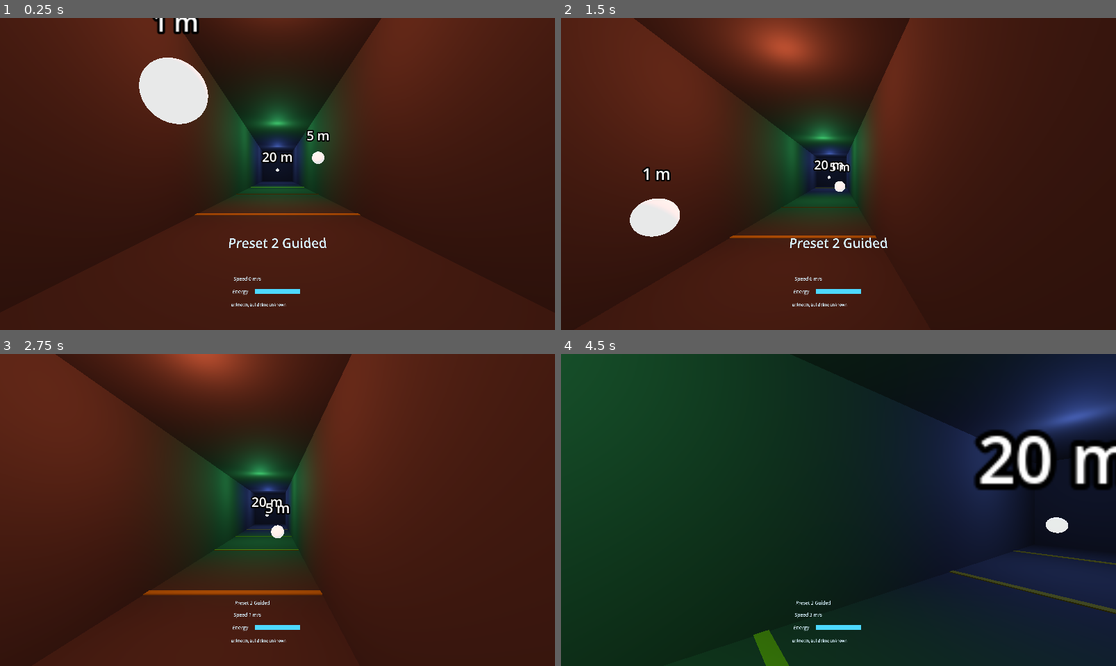
Above: before the commit, frames 1-4 (two rows, left to right).
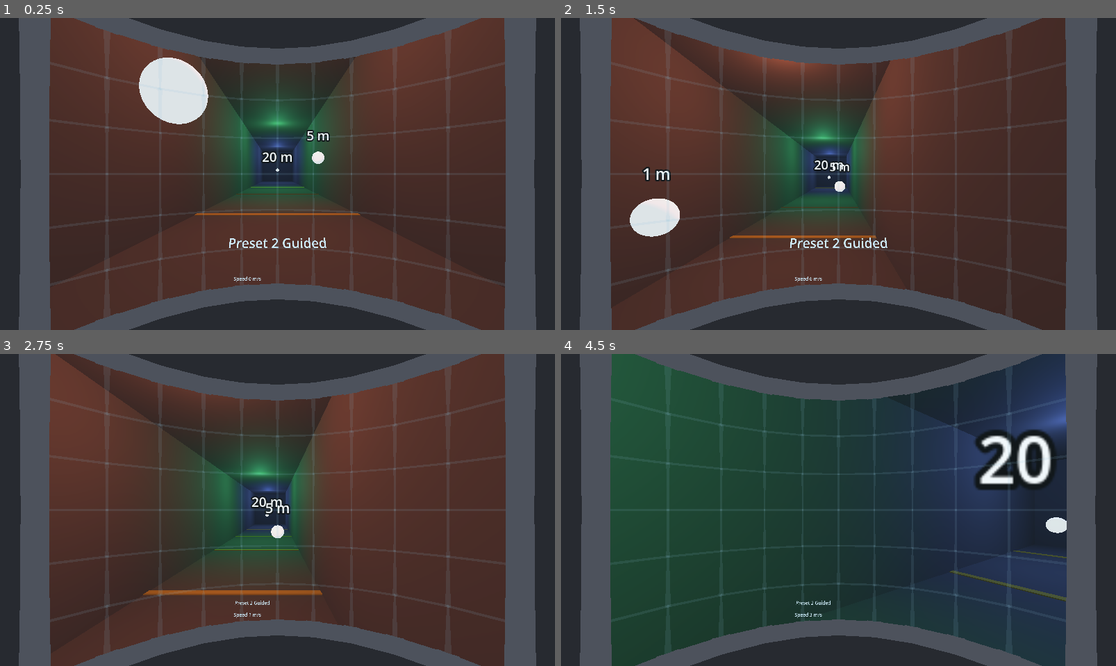
Above: after the commit, the same moments.

Repository: noless-zz/meltdown
Game: Godot game, scene res://main.tscn
Same seed, same stepped clock (60 frames per second), same inputs: the game is played once before the commit and once after it.
Inputs (mouse positions are in pixels of both pictures, inside the frame that each line leads up to):
- Up to frame 1 (0.25 s): no input
- Up to frame 2 (1.5 s): tap Enter at 0.5 s; move the mouse to (960, 158) at 0.52 s; hold D 0.53-1.28 s; tap R at 0.6 s; click (960, 158) at 0.67 s; tap Space at 0.77 s; move the mouse to (727, 189) at 1.27 s; hold S from 1.28 s (still down); tap E at 1.35 s
- Up to frame 3 (2.75 s): tap Space at 1.52 s; move the mouse to (333, 441) at 2.02 s; release S at 2.03 s; hold D from 2.03 s (still down); tap Shift at 2.1 s
- Up to frame 4 (4.5 s): move the mouse to (810, 572) at 2.77 s; release D at 2.78 s; hold W 2.78-3.53 s; tap Z at 2.85 s; click (810, 572) at 2.92 s; tap Space at 3.02, 3.77 s; move the mouse to (1005, 556) at 3.52 s; hold Left from 3.53 s (still down); tap Tab at 3.6 s; move the mouse to (672, 463) at 4.27 s; tap F at 4.35 s

The runs differ from the first frame. In frame 1, 45% of the frame differs, in the area x 0-100%, y 0-100%; in frame 2, 47%; in frame 3, 43%; in frame 4, 35%.

Commit message:
Show the active preset's cockpit frame in the main scene (#160)
The cockpit frame from #115 was never created by the running scene, so no
preset showed a cockpit. The comfort wiring now owns the one frame and
rebuilds it whenever the preset is set, so start-up, the command line and
the Y button all keep it in step without a second path. It only reads the
preset (ARC-3).

Co-Authored-By: Claude Opus 5.5 <noreply@anthropic.com>
Claude-Session: https://claude.ai/code/session_01Hhhk3xXiUaFduWeG9wB5pK

Diff:
--- a/game/comfort_wiring.gd
+++ b/game/comfort_wiring.gd
@@ -28,6 +28,11 @@
 ## tick rather than from how far it turned: an auto-level roll snap can be
 ## smaller than any yaw or pitch snap.
 var latest_tick_snapped: bool = false
+## The active preset's cockpit frame, under the rig's camera once
+## `attach_cockpit_frame` has run, null before. `set_preset` rebuilds this
+## one node, so the scene never holds two frames or none (CMF-1, #160). It
+## only reads the preset; it never writes `ShipState` or `Sim` (ARC-3).
+var cockpit_frame: CockpitFrame = null
 
 var _input_source: LatestInputSource
 ## Read for which hand carries the preset button.
@@ -53,7 +58,29 @@
 	one_tick_pending = false
 	latest_tick_snapped = false
 	_roll_snap_pending = false
+	if cockpit_frame != null:
+		cockpit_frame.set_spec(cockpit_spec())
 	print("Meltdown: comfort preset %d %s" % [p_number, preset.display_name])
+
+
+## Builds the active preset's cockpit frame under `camera`, its origin at the
+## eye. Does nothing once a frame exists; `set_preset` keeps it current.
+## Created here rather than with the wiring, so a wiring that never reaches
+## a scene owns no node.
+func attach_cockpit_frame(camera: Node3D) -> void:
+	if cockpit_frame != null:
+		return
+	cockpit_frame = CockpitFrame.new(cockpit_spec())
+	camera.add_child(cockpit_frame)
+
+
+## The cockpit named by the active preset. A rejected file still gives a frame
+## (the spec's defaults) so the view is never left without one, and says why.
+func cockpit_spec() -> CockpitSpec:
+	var spec: CockpitSpec = CockpitSpec.for_preset(preset)
+	if spec.error != "":
+		push_warning("Meltdown: cockpit for preset %d rejected, using defaults: %s" % [number, spec.error])
+	return spec
 
 
 ## The development preset switch: the upper face button of the hand that does
--- a/game/main.gd
+++ b/game/main.gd
@@ -80,6 +80,7 @@
 		get_node_or_null("XRRig/LeftHand") as XRController3D,
 		get_node_or_null("XRRig/RightHand") as XRController3D)
 	place_tunnel()
+	attach_cockpit_frame()
 	attach_fade_overlay()
 	attach_status_panel()
 	place_rig()
@@ -162,6 +163,14 @@
 		tunnel.position = TUNNEL_OFFSET
 
 
+## Puts the active preset's cockpit frame under the rig's camera, as the fade
+## quad is; every preset change rebuilds it there (`ComfortWiring.set_preset`).
+func attach_cockpit_frame() -> void:
+	var camera: Node3D = get_node_or_null("XRRig/Camera") as Node3D
+	if camera != null:
+		comfort.attach_cockpit_frame(camera)
+
+
 ## Puts the fade quad under the rig's camera; the rig scene stays as it is.
 func attach_fade_overlay() -> void:
 	var camera: Node3D = get_node_or_null("XRRig/Camera") as Node3D
--- /dev/null
+++ b/game/tests/test_main_cockpit.gd
@@ -0,0 +1,193 @@
+extends RefCounted
+
+## The cockpit frame in the main scene (CMF-1, ARC-3, #160): one frame under
+## the rig's camera, built from the active preset's cockpit file and rebuilt
+## on every preset change. The frame's own geometry is tested in
+## `test_cockpit_frame.gd`.
+
+
+func _main() -> Node:
+	var scene: PackedScene = load("res://main.tscn") as PackedScene
+	return scene.instantiate() if scene != null else null
+
+
+static func _camera(main: Node) -> Node3D:
+	return main.get_node_or_null("XRRig/Camera") as Node3D
+
+
+## Every `CockpitFrame` anywhere under `node`.
+static func _frames(node: Node) -> Array[CockpitFrame]:
+	var found: Array[CockpitFrame] = []
+	for child: Node in node.get_children():
+		if child is CockpitFrame:
+			found.append(child as CockpitFrame)
+		found.append_array(_frames(child))
+	return found
+
+
+## Empty when `spec` holds the same values as the file of preset `number`.
+static func _spec_mismatch(spec: CockpitSpec, number: int) -> String:
+	if spec == null:
+		return "preset %d: the frame has no spec" % number
+	var expected: CockpitSpec = CockpitSpec.for_preset(ComfortPresetFiles.load_number(number))
+	if expected.error != "":
+		return "preset %d: its cockpit file is rejected: %s" % [number, expected.error]
+	for key: String in CockpitSpec.KEYS:
+		if not is_equal_approx(float(spec.get(key)), float(expected.get(key))):
+			return "preset %d: %s is %s, its file says %s" % [number, key, spec.get(key), expected.get(key)]
+	return ""
+
+
+## Empty when the scene holds exactly one frame, under the camera at the eye.
+static func _one_frame_at_the_eye(main: Node) -> String:
+	var frames: Array[CockpitFrame] = _frames(main)
+	if frames.size() != 1:
+		return "the scene holds %d cockpit frames, not one" % frames.size()
+	if frames[0].get_parent() != _camera(main):
+		return "the frame is not under the rig's camera"
+	if not frames[0].transform.is_equal_approx(Transform3D.IDENTITY):
+		return "the frame's origin is not at the eye: %s" % frames[0].transform
+	return ""
+
+
+## The nearest any part of the frame can come to the eye: each instance's
+## centre distance less half the sum of its scaled unit axes, which bounds
+## its half diagonal from above. Shell panels are flat quads, so their third
+## axis adds no depth; struts are boxes and it does.
+static func _nearest_surface(frame: CockpitFrame) -> float:
+	var nearest: float = INF
+	for part_name: String in ["Solid", "Glass", "Struts"]:
+		var deep: bool = part_name == "Struts"
+		for placed: Transform3D in frame.instance_transforms(part_name):
+			var reach: float = 0.5 * (placed.basis.x.length() + placed.basis.y.length()
+				+ (placed.basis.z.length() if deep else 0.0))
+			nearest = minf(nearest, placed.origin.length() - reach)
+	return nearest
+
+
+func test_the_start_up_frame_is_the_start_presets() -> String:
+	var main: Node = _main()
+	if main == null:
+		return "main.tscn did not load"
+	var rig: Node = main.get_node("XRRig")
+	# Outside the tree no `_ready` runs by itself; call them in tree order.
+	rig.call("build")
+	main.call("_ready")
+	var message: String = _one_frame_at_the_eye(main)
+	var comfort: ComfortWiring = main.get("comfort")
+	if message == "":
+		message = _spec_mismatch(comfort.cockpit_frame.spec, comfort.number)
+	main.free()
+	return message
+
+
+func test_each_preset_shows_its_own_frame() -> String:
+	var main: Node = _main()
+	main.call("attach_cockpit_frame")
+	var comfort: ComfortWiring = main.get("comfort")
+	var message: String = ""
+	for number: int in [1, 2, 3, 4]:
+		main.call("set_comfort_preset", number)
+		message = _one_frame_at_the_eye(main)
+		if message == "":
+			message = _spec_mismatch(comfort.cockpit_frame.spec, number)
+		if message == "" and comfort.cockpit_frame.instance_count("Solid") \
+				+ comfort.cockpit_frame.instance_count("Glass") == 0:
+			message = "preset %d: the frame has no shell" % number
+		if message != "":
+			break
+	main.free()
+	return message
+
+
+func test_the_preset_button_swaps_the_frame_at_once() -> String:
+	var main: Node = _main()
+	main.call("attach_cockpit_frame")
+	main.call("set_comfort_preset", 1)
+	var comfort: ComfortWiring = main.get("comfort")
+	var frame_before: CockpitFrame = comfort.cockpit_frame
+	var spec_before: CockpitSpec = frame_before.spec
+	var values: Dictionary = ControllerSampler.idle_values()
+	values["buttons"] = {"left_button_upper": true}
+	main.call("apply_controls", values)
+	var message: String = ""
+	if comfort.number != 2:
+		message = "Y on preset 1 gave preset %d" % comfort.number
+	elif comfort.cockpit_frame != frame_before:
+		message = "the switch replaced the frame node instead of rebuilding it"
+	elif comfort.cockpit_frame.spec == spec_before:
+		message = "the frame still holds preset 1's spec"
+	if message == "":
+		message = _one_frame_at_the_eye(main)
+	if message == "":
+		message = _spec_mismatch(comfort.cockpit_frame.spec, 2)
+	main.free()
+	return message
+
+
+func test_attaching_twice_keeps_one_frame() -> String:
+	var main: Node = _main()
+	main.call("attach_cockpit_frame")
+	main.call("attach_cockpit_frame")
+	var message: String = _one_frame_at_the_eye(main)
+	main.free()
+	return message
+
+
+func test_preset_one_has_a_smaller_window_than_preset_four() -> String:
+	var main: Node = _main()
+	main.call("attach_cockpit_frame")
+	var comfort: ComfortWiring = main.get("comfort")
+	main.call("set_comfort_preset", 1)
+	var narrow: float = comfort.cockpit_frame.spec.window_solid_angle()
+	main.call("set_comfort_preset", 4)
+	var wide: float = comfort.cockpit_frame.spec.window_solid_angle()
+	main.free()
+	if narrow >= wide:
+		return "preset 1's window (%.3f sr) is not smaller than preset 4's (%.3f sr)" % [narrow, wide]
+	return ""
+
+
+func test_the_fade_sits_nearer_the_eye_than_every_frame() -> String:
+	var main: Node = _main()
+	main.call("attach_cockpit_frame")
+	main.call("attach_fade_overlay")
+	var comfort: ComfortWiring = main.get("comfort")
+	var fade: FadeOverlay = main.get("fade_overlay")
+	var message: String = ""
+	if fade == null or fade.get_parent() != _camera(main):
+		message = "the fade quad is not under the camera"
+	for number: int in [1, 2, 3, 4]:
+		if message != "":
+			break
+		main.call("set_comfort_preset", number)
+		var nearest: float = _nearest_surface(comfort.cockpit_frame)
+		if nearest <= fade.position.length():
+			message = "preset %d: the frame comes %.3f m from the eye, not beyond the fade at %.3f m" % [
+				number, nearest, fade.position.length()]
+	main.free()
+	return message
+
+
+func test_the_frame_leaves_the_simulation_alone() -> String:
+	var main: Node = _main()
+	var session: LocalSession = main.get("session")
+	for i: int in 10:
+		main.call("advance_frame", 1.0 / 90.0)
+	var hash_before: int = session.sim.state_hash()
+	main.call("attach_cockpit_frame")
+	for number: int in [1, 3, 4, 2]:
+		main.call("set_comfort_preset", number)
+	var hash_after: int = session.sim.state_hash()
+	main.free()
+	if hash_before != hash_after:
+		return "building and rebuilding the cockpit frame changed the simulation"
+	return ""
+
+
+func test_a_wiring_outside_a_scene_owns_no_frame() -> String:
+	var wiring: ComfortWiring = ComfortWiring.new(LatestInputSource.new(), ThumbstickMapping.new())
+	wiring.set_preset(1)
+	if wiring.cockpit_frame != null:
+		return "set_preset built a frame with no camera to put it under"
+	return ""
Not shown, added: game/tests/test_main_cockpit.gd.uid
Not shown, added: docs/devlog/2026-11-16-0530-builder-issue-160.md
